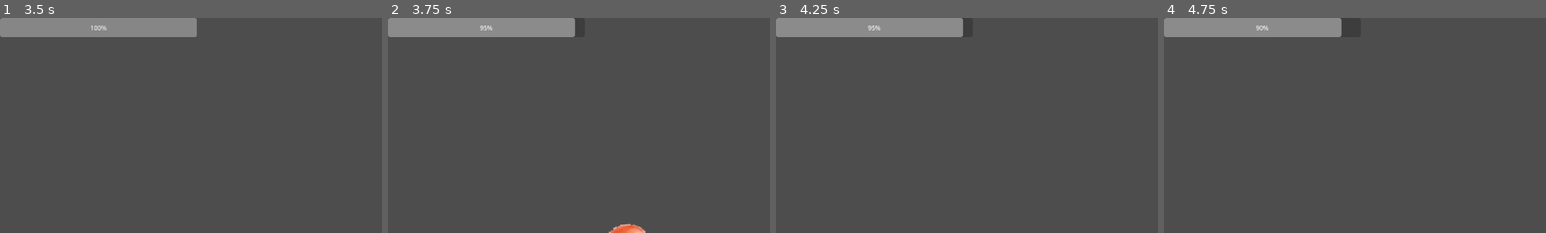
Above: before the commit, frames 1-4 (left to right).
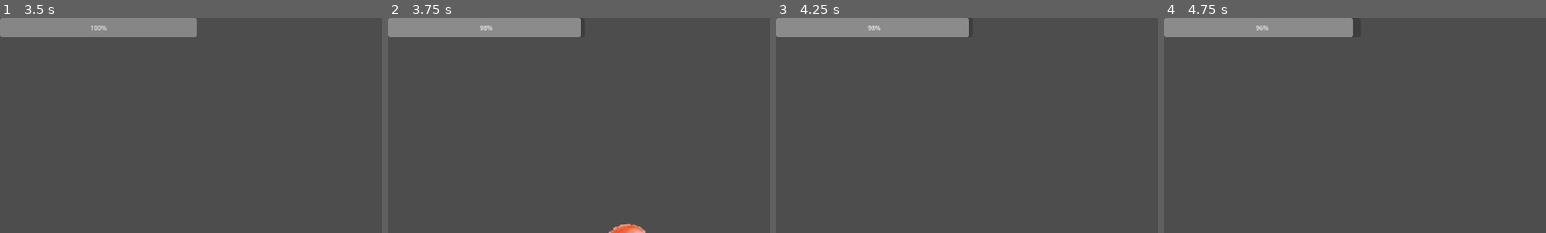
Above: after the commit, the same moments.

Repository: Quarticore/UntitledTomatoGame
Game: Godot game, scene res://scenes/main.tscn
Same seed, same stepped clock (60 frames per second), same inputs: the game is played once before the commit and once after it. The engine's default icon, where the game draws it, is replaced by a stand-in: a white triangle on a blue panel in a dark square. Sound files missing from this copy of the repository are replaced by a short silence.
Inputs (mouse positions are % of the whole screen's width and height, from its top left):
- Up to frame 1 (3.5 s): move the mouse to (27, 52) at 0.52 s; hold D (InputRight) 0.53-1.28 s; click (27, 52) at 0.6 s; move the mouse to (100, 76) at 1.27 s; hold A (InputLeft) 1.28-2.03 s; tap S (InputMiddle) at 1.35, 2.85 s; click (100, 76) at 1.42 s; move the mouse to (55, 67) at 2.02 s; hold D (InputRight) from 2.03 s (still down); click (55, 67) at 2.1 s; move the mouse to (45, 70) at 2.77 s; click (45, 70) at 2.92 s
- Up to frame 2 (3.75 s): move the mouse to (80, 65) at 3.52 s; release D (InputRight) at 3.53 s; hold A (InputLeft) from 3.53 s (still down); click (80, 65) at 3.6 s
- Up to frame 3 (4.25 s): keep holding A (InputLeft)
- Up to frame 4 (4.75 s): keep holding A (InputLeft); move the mouse to (20, 35) at 4.27 s; tap S (InputMiddle) at 4.35 s
The pictures show only the part of the screen within x 0-50%, y 0-50%; the shares and areas given below are measured in that part.

Frame 1 is identical in both runs. In frame 2, 0.1% of the frame differs, in the area x 25-51%, y 0-9%; in frame 3, 0.1%; in frame 4, 0.3%, in the area x 25-50%, y 0-9%.

Commit message:
feat: double time final fight

Diff:
--- a/assets/scripts/game_manager.gd
+++ b/assets/scripts/game_manager.gd
@@ -6,6 +6,14 @@
 var in_battle_with = ""
 var in_double_time = false
 var pct_left = 100
+
+func _process(_delta):
+	# Special consideration for Member3
+	if in_battle_with != "Member3":
+		return
+
+	if pct_left < 75 and !in_double_time:
+		trigger_double_time()
 
 func set_battling(name):
 	in_battle = true
@@ -16,6 +24,28 @@
 	in_battle = false
 	in_battle_with = ""
 	pct_left = 0
+
+func trigger_double_time():
+	if in_double_time:
+		return
+
+	var audio_manager: AudioManager = get_node("/root/Main/GameContainer/GameViewport/AudioManager")
+	audio_manager.recalculate(audio_manager.bpm * 2)
+	audio_manager.input_within = 0.2
+	audio_manager.input_offset = -0.35
+
+	in_double_time = true
+
+func exit_double_time():
+	if !in_double_time:
+		return
+
+	var audio_manager: AudioManager = get_node("/root/Main/GameContainer/GameViewport/AudioManager")
+	audio_manager.recalculate(audio_manager.bpm / 2)
+	audio_manager.input_within = 0.3
+	audio_manager.input_offset = -0.3
+
+	in_double_time = false
 
 func move_camera_back():
 	var pos_x = 960
--- a/assets/scripts/metronome.gd
+++ b/assets/scripts/metronome.gd
@@ -1,4 +1,4 @@
-extends Node
+class_name AudioManager extends Node
 
 signal new_beat
 signal rhythm_input
@@ -15,6 +15,10 @@
 var last_beat_elapsed = 0.0
 var combo = 0
 var last_input_beat = -1
+
+func recalculate(new_bpm):
+	bpm = new_bpm
+	bps = new_bpm / 60
 
 # Called when the node enters the scene tree for the first time.
 func _ready() -> void:
--- a/scenes/main.tscn
+++ b/scenes/main.tscn
@@ -30,7 +30,7 @@
 chance_to_change = 1.0
 valid_positions = [Vector3(0, 0, 1), Vector3(0, 1, 0), Vector3(1, 0, 0)]
 maybe_change_every_x_beats = 2
-reduction_per_hit = 5.0
+reduction_per_hit = 2.0
 
 [sub_resource type="Animation" id="Animation_3c3il"]
 length = 0.001
